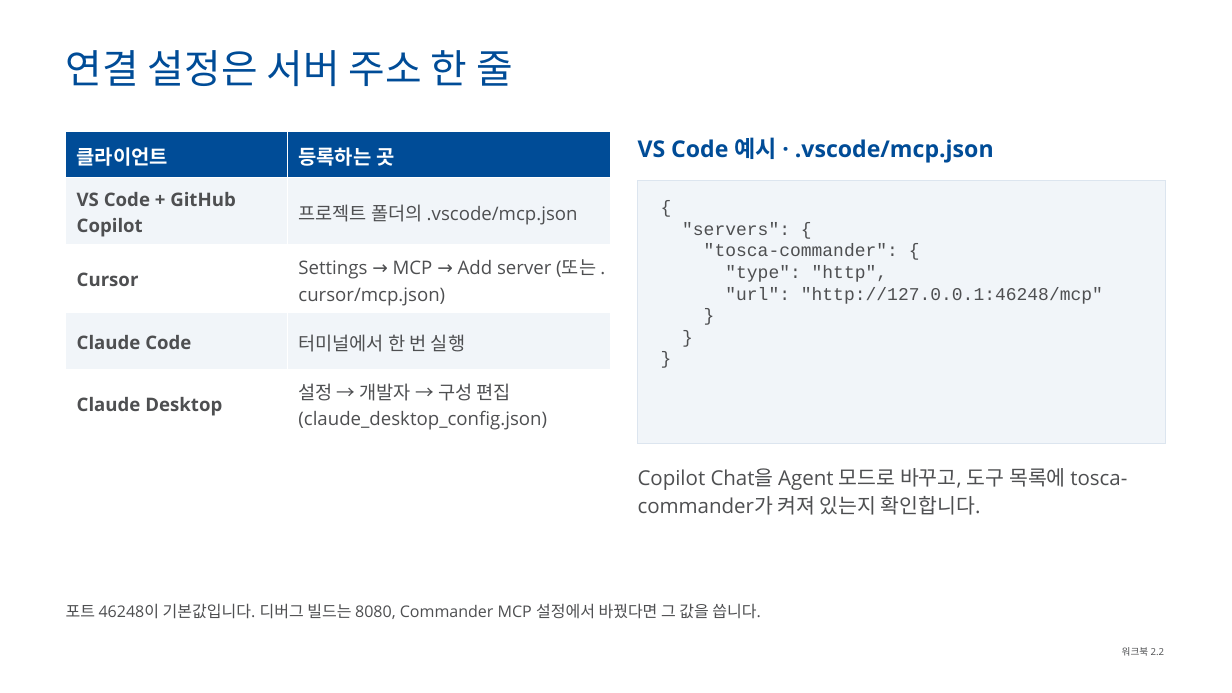
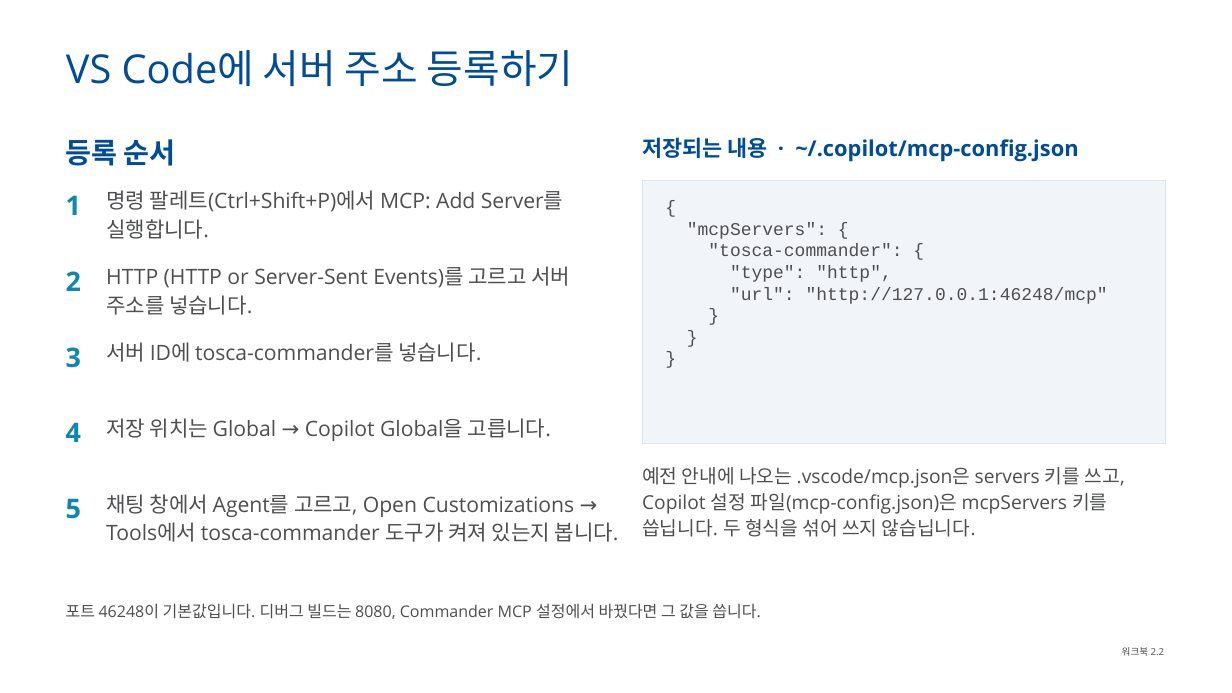
Before and after one commit to tjkim0725/Agent, a slide deck: slide 15 of tosca-mcp-training/Tosca_Commander_MCP_교육자료.pptx. Drawn at 1232x693 pixels with LibreOffice and Linux fonts; fonts in the diff are those of the drawing; background and template pictures are left out. Boxes give left, top, right and bottom in pixels: in the first picture for what was removed or moved away, otherwise in the second. Text is boxed around its words. In the diff, an @@ line names an element or a change of style, - is before the commit and + after.

```diff
--- a/tosca-mcp-training/Tosca_Commander_MCP_교육자료.pptx
+++ b/tosca-mcp-training/Tosca_Commander_MCP_교육자료.pptx
@@ title at [66,50,573,86]: text changed @@
-연결 설정은 서버 주소 한 줄
+VS Code에 서버 주소 등록하기
@@ table removed at [66,131,611,437], 5 rows, 2 columns @@
-클라이언트 | 등록하는 곳
-VS Code + GitHub Copilot | 프로젝트 폴더의 .vscode/mcp.json
-Cursor | Settings → MCP → Add server (또는 .cursor/mcp.json)
-Claude Code | 터미널에서 한 번 실행
-Claude Desktop | 설정 → 개발자 → 구성 편집 (claude_desktop_config.json)
@@ text added at [66,139,176,166], 22 pt, text #004C97, bold @@
+등록 순서
@@ text at [642,137,1078,162]: text changed; size 18 to 17 pt @@
-VS Code 예시 · .vscode/mcp.json
+저장되는 내용 · ~/.copilot/mcp-config.json
@@ text added at [66,195,81,215], 21 pt, text #0E88AE, bold @@
+1
@@ text added at [106,190,564,239], 16.5 pt, text #4E4F51 @@
+명령 팔레트(Ctrl+Shift+P)에서 MCP: Add Server를 실행합니다.
@@ rectangle: place and size @@
-rectangle at [638,180,1165,444]
+rectangle at [642,180,1165,444]
@@ text at [687,222,827,239]: text changed @@
-"servers": {
+"mcpServers": {
@@ text added at [106,266,570,315], 16.5 pt, text #4E4F51 @@
+HTTP (HTTP or Server-Sent Events)를 고르고 서버 주소를 넣습니다.
@@ text added at [66,271,81,291], 21 pt, text #0E88AE, bold @@
+2
@@ text added at [66,347,81,368], 21 pt, text #0E88AE, bold @@
+3
@@ text added at [106,342,481,362], 16.5 pt, text #4E4F51 @@
+서버 ID에 tosca-commander를 넣습니다.
@@ text added at [106,418,551,441], 16.5 pt, text #4E4F51 @@
+저장 위치는 Global → Copilot Global을 고릅니다.
@@ text added at [66,422,81,442], 21 pt, text #0E88AE, bold @@
+4
@@ text removed at [638,468,1127,515] @@
-Copilot Chat을 Agent 모드로 바꾸고, 도구 목록에 tosca-commander가 켜져 있는지 확인합니다.
@@ text added at [642,467,1125,537], 15 pt, text #4E4F51 @@
+예전 안내에 나오는 .vscode/mcp.json은 servers 키를 쓰고, Copilot 설정 파일(mcp-config.json)은 mcpServers 키를 씁닙니다. 두 형식을 섞어 쓰지 않습닙니다.
@@ text added at [66,498,81,519], 21 pt, text #0E88AE, bold @@
+5
@@ text added at [106,494,619,542], 16.5 pt, text #4E4F51 @@
+채팅 창에서 Agent를 고르고, Open Customizations → Tools에서 tosca-commander 도구가 켜져 있는지 봅니다.
```
Also in this commit, not shown: 35 other slides changed, 7 slides added, 7 slides removed, 8 other files.
